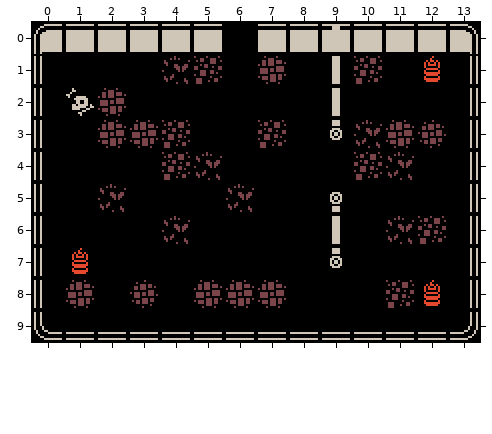
Tiled map: GMTK2019/Assets/Maps/GameMaps/Mapa1.tmx. This is how it looked before the edit.
Cells are 16x16 px. Shown: x 0..13, y 0..9.
And afterwards:
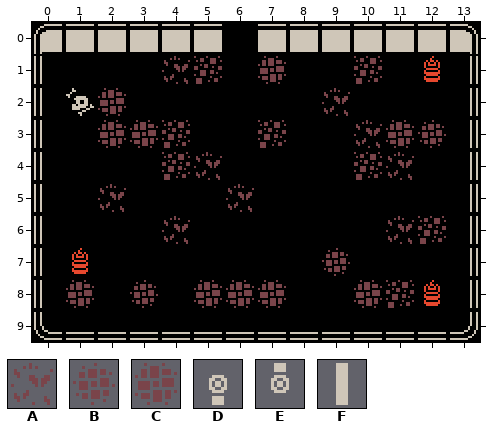
Key: from "KennetTransparente": A 1, B 3, C 4, D 79, E 79 turned 180, F 113.
_ is an empty cell.
Change:
{"where": "layer \"BackDetail\""}
{"y":0,"x":9,"old":"F","new":"_"}
{"y":2,"x":9,"old":"_","new":"A"}
{"y":7,"x":9,"old":"_","new":"B"}
{"y":8,"x":10,"old":"_","new":"C"}
{"where": "layer \"Mid\""}
{"y":1,"x":9,"old":"F","new":"_"}
{"y":2,"x":9,"old":"F","new":"_"}
{"y":3,"x":9,"old":"E","new":"_"}
{"y":5,"x":9,"old":"D","new":"_"}
{"y":6,"x":9,"old":"F","new":"_"}
{"y":7,"x":9,"old":"E","new":"_"}
{"label":"changed","picture_box":[322,26,350,140]}
{"label":"changed","picture_box":[322,192,382,308]}
